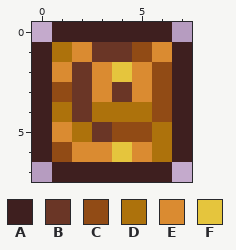
Two states of a pixel-art sprite, Content/Tiles/Catacomb/GildedBrickItem.png. That is the earlier state.
The file is 16x16 pixels, drawn in blocks of 2x2; one block is one cell here.
Palette (. is transparent): A #3e1f1f  B #6a3626  C #914b15  D #ad720c  E #da8b31  F #e5c53d
The same view after the edit:
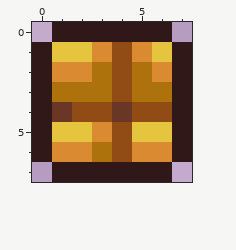
Difference:
@@ palette @@
-A #3e1f1f
+A #301818
@@ x 0..7 @@
 0 .AAAAAA.
-1 ADEBBCEA
-2 AEBEFECA
-3 ACBEBECA
-4 ADBDDDCA
-5 AEDBCCDA
-6 ACEEFEDA
+1 AFFECEFA
+2 AEEDCDEA
+3 ADDDCDDA
+4 ABCCBCCA
+5 AFFECFFA
+6 AEEDCEEA
 7 .AAAAAA.
Boxes around the changes in both pictures, in picture pixels (x1, y1, x2, y2):
changed: (32, 22, 192, 182)
